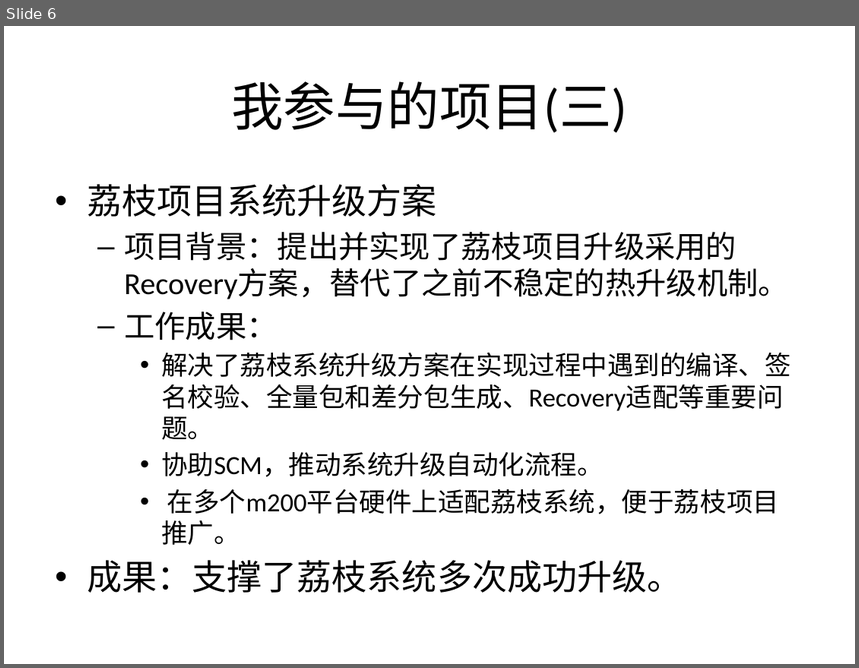
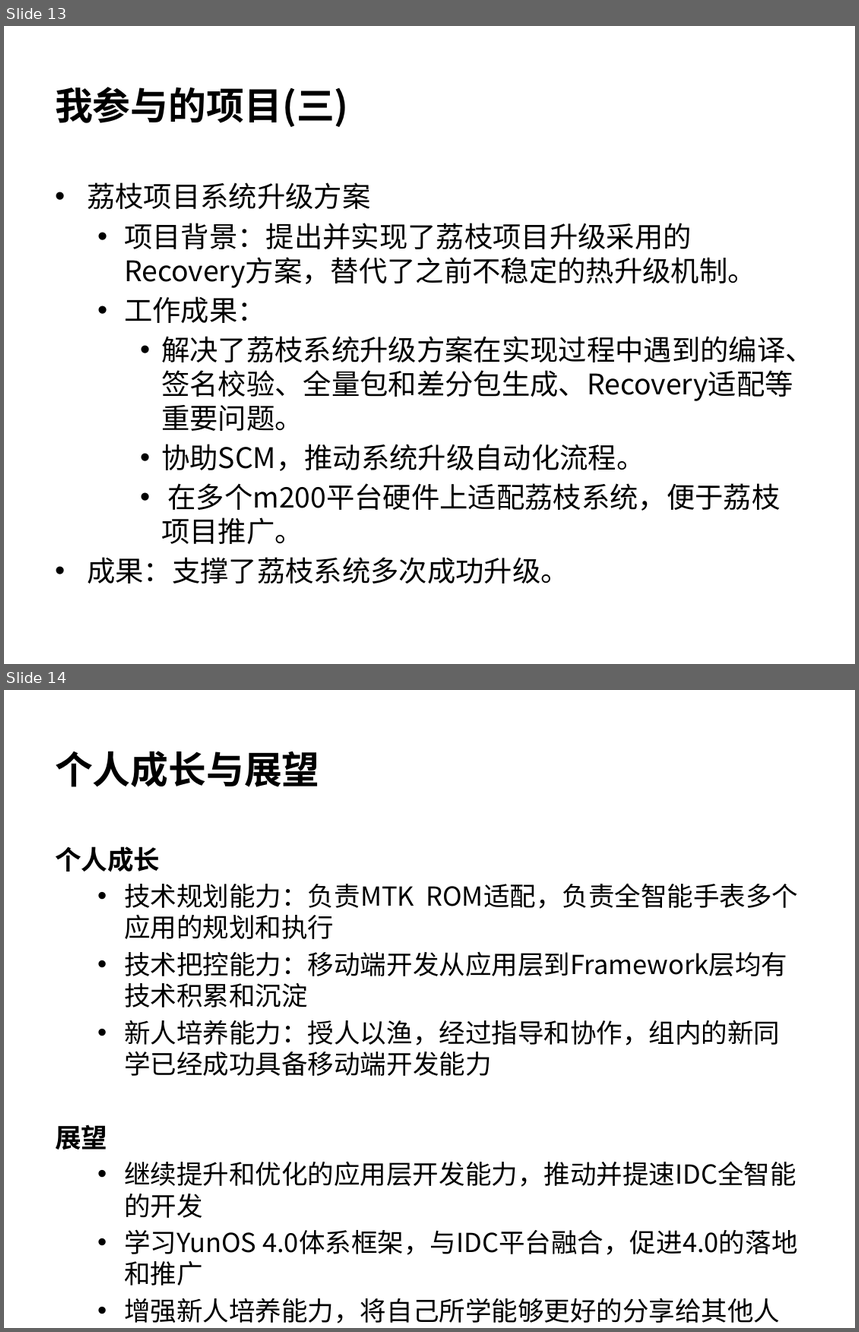
Before and after one commit to wangzhengyi/WangZhengyi, a slide deck: promote.pptx. Shown one above the other, each under a label of ours: slide 6 before the commit, slides 13 and 14 after it. The pictures are 859x668 and 859x1332 pixels, drawn with LibreOffice and Linux fonts; fonts in the diff are those of the drawing. Boxes give left, top, right and bottom in pixels: in the first picture for what was removed or moved away, otherwise in the second. Text is boxed around its words. In the diff, an @@ line names an element or a change of style, - is before the commit and + after.

```diff
--- a/promote.pptx
+++ b/promote.pptx
@@ slide 14 added at [4, 690, 855, 1328], background #FFFFFF @@
@@ title added at [55, 751, 320, 787], 32 pt, text #000000, bold @@
+个人成长与展望
@@ text added at [55, 847, 798, 1324], 22.2 pt, text #000000 @@
+个人成长
+  • 技术规划能力：负责MTK ROM适配，负责全智能手表多个应用的规划和执行
+  • 技术把控能力：移动端开发从应用层到Framework层均有技术积累和沉淀
+  • 新人培养能力：授人以渔，经过指导和协作，组内的新同学已经成功具备移动端开发能力
+展望
+  • 继续提升和优化的应用层开发能力，推动并提速IDC全智能的开发
+  • 学习YunOS 4.0体系框架，与IDC平台融合，促进4.0的落地和推广
+  • 增强新人培养能力，将自己所学能够更好的分享给其他人
@@ what was slide 6 is now slide 13 @@
@@ slide 13 changed as well @@
@@ title "我参与的项目(三)" at [55, 87, 349, 127]: size 44 to 32 pt, font Calibri to Noto Sans CJK SC, bold on; alignment centre to left @@
@@ text "荔枝项目系统升级方案" at [87, 183, 814, 584]: size 29.6 to 24 pt in "荔枝项目系统升级方案", "成果：支撑了荔枝系统多次成功升级。"; font Calibri to Noto Sans CJK SC; size 25.9 to 24 pt in "项目背景：提出并实现了荔枝项目升级采用的Recovery方案，替代了之前不稳定的热升级机制。", "工作成果："; size 22.2 to 24 pt in "解决了荔枝系统升级方案在实现过程中遇到的编译、签名校验、全量包和差分包生成、Recovery适配等重要问题。", "协助SCM，推动系统升级自动化流程。", "在多个m200平台硬件上适配荔枝系统，便于荔枝项目推广。"; less space between paragraphs; bullet – to • @@
```
Also in this commit, not shown: 5 other slides changed, 8 other slides added, 6 slides removed.
